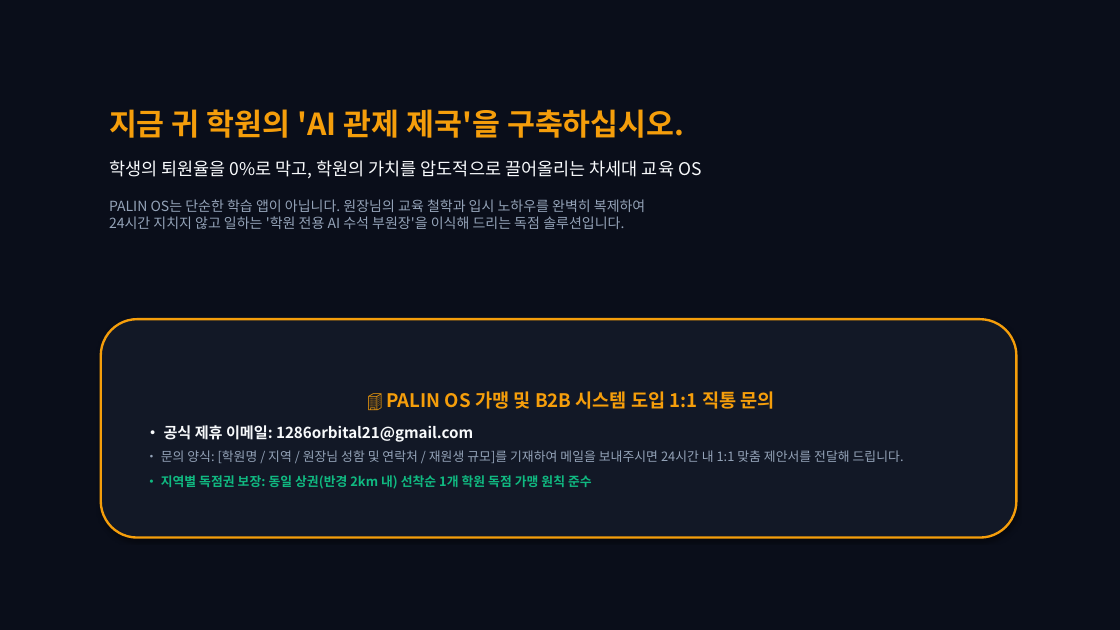
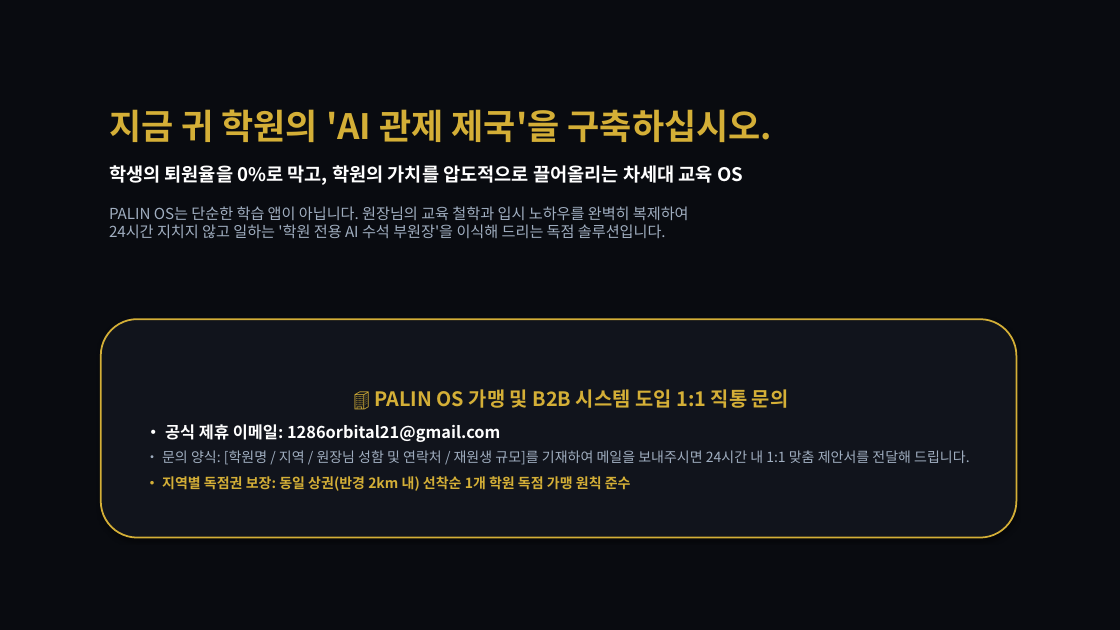
Before and after one commit to cheol-hun-kim/PALIN, a slide deck: slide 20 of PALIN_OS_B2B_Director_Proposal.pptx (slide 16 before the commit). Drawn at 1120x630 pixels with LibreOffice and Linux fonts; fonts in the diff are those of the drawing. Boxes give left, top, right and bottom in pixels: in the first picture for what was removed or moved away, otherwise in the second. Text is boxed around its words. In the diff, an @@ line names an element or a change of style, - is before the commit and + after.

Commit message:
style: Minimalist luxury executive aesthetic (20 slides, heavy obsidian+gold, large typography)

```diff
--- a/PALIN_OS_B2B_Director_Proposal.pptx
+++ b/PALIN_OS_B2B_Director_Proposal.pptx
@@ rectangle at [0,0,1120,630]: fill #0A0E1A to #090B10 @@
@@ text "지금 귀 학원의 'AI 관제 ..." at [109,109,773,239]: size 26 to 30 pt, text colour #F59E0B to #D4AF37 in "지금 귀 학원의 'AI 관제 제국'을 구축하십시오."; size 15 to 16 pt, text colour #F8FAFC to #FFFFFF, bold on in "학생의 퇴원율을 0%로 막고, 학원의 가치를 압도적으로 ..."; size 12 to 13 pt, text colour #94A3B8 to #A0AEC0 in "PALIN OS는 단순한 학습 앱이 아닙니다. 원장님의 ..." @@
@@ rounded rectangle "🏢 PALIN OS 가맹 및 ..." at [101,319,1017,538]: size 16 to 17 pt, text colour #F59E0B to #D4AF37 in "🏢 PALIN OS 가맹 및 B2B 시스템 ..."; size 13 to 14 pt, text colour #F8FAFC to #FFFFFF in "• 공식 제휴 이메일: 1286orbital21@gmail.com"; size 11 to 12 pt in "• 문의 양식: [학원명 / 지역 / ...", "• 지역별 독점권 보장: 동일 상권(반경 2km ..."; text colour #94A3B8 to #A0AEC0 in "• 문의 양식: [학원명 / 지역 / ..."; text colour #10B981 to #D4AF37 in "• 지역별 독점권 보장: 동일 상권(반경 2km ..."; fill #121826 to #11141C; outline #F59E0B 2 pt to #D4AF37 1.5 pt @@
```
Also in this commit, not shown: 15 other slides changed, 4 slides added, 1 other file.
